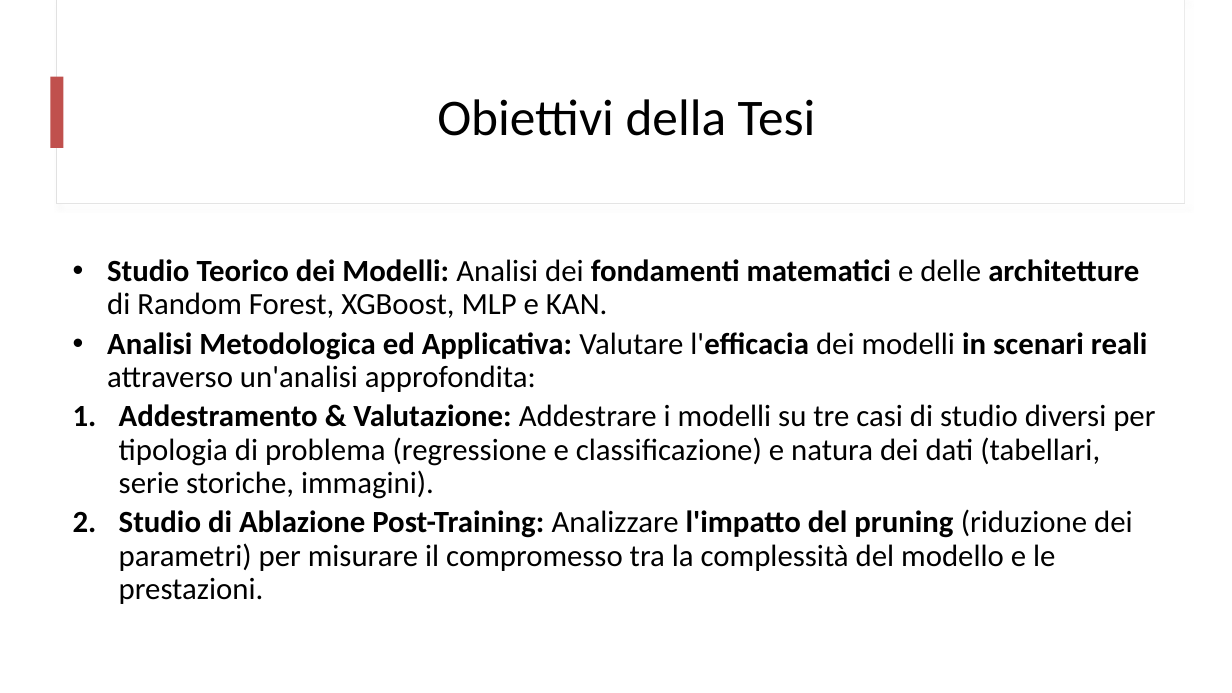
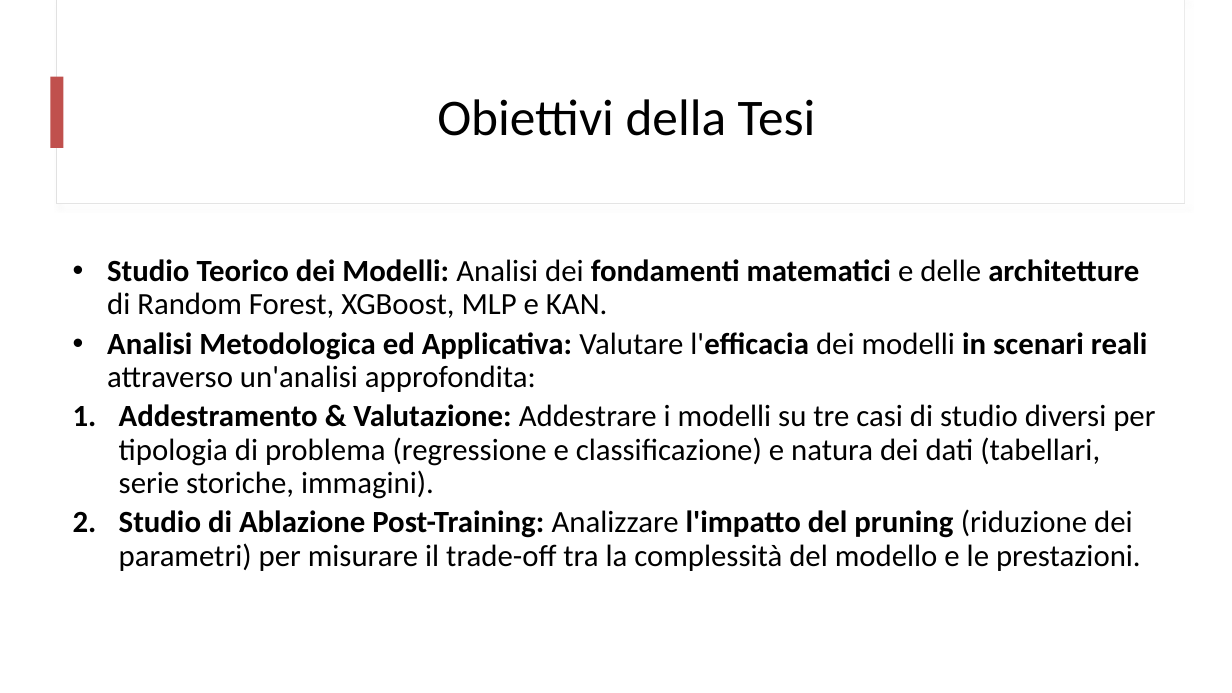
Before and after one commit to mtomas03/Thesis_Paper, a slide deck: slide 2 of Presentation.pptx. Drawn at 1232x693 pixels with LibreOffice and Linux fonts; fonts in the diff are those of the drawing. Boxes give left, top, right and bottom in pixels: in the first picture for what was removed or moved away, otherwise in the second. Text is boxed around its words. In the diff, an @@ line names an element or a change of style, - is before the commit and + after.

```diff
--- a/Presentation.pptx
+++ b/Presentation.pptx
@@ text at <box>119,509,1141,571</box>: text changed @@
-2. Studio di Ablazione Post-Training: Analizzare l'impatto del pruning (riduzione dei parametri) per misurare il compromesso tra la complessità del modello e le prestazioni.
+2. Studio di Ablazione Post-Training: Analizzare l'impatto del pruning (riduzione dei parametri) per misurare il trade-off tra la complessità del modello e le prestazioni.
```
Also in this commit, not shown: 3 other slides changed, 1 other file.
